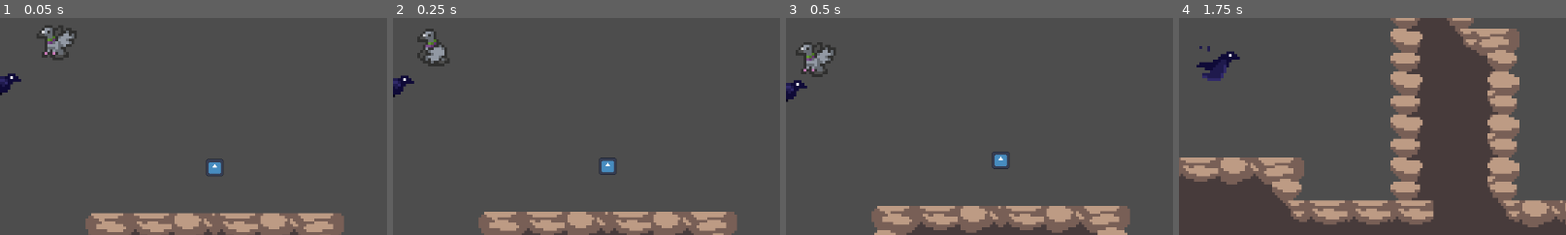
Above: before the commit, frames 1-4 (left to right).
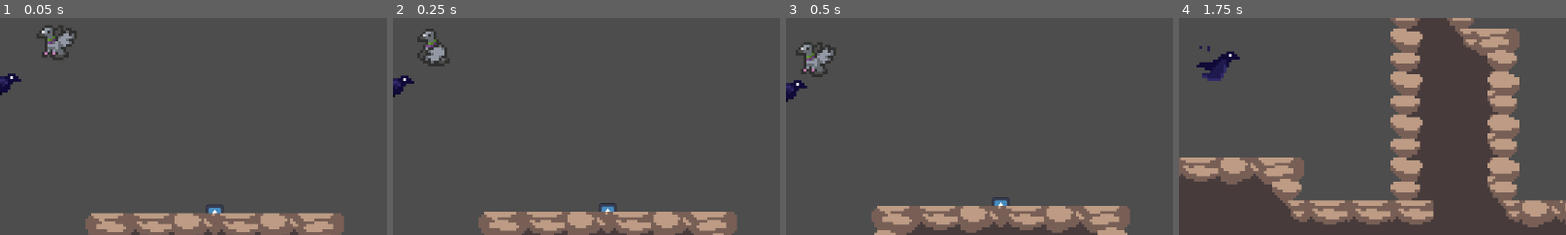
Above: after the commit, the same moments.

Repository: emmadilemma320/ludum_dare_
Game: Godot game, scene res://scenes/game.tscn
Same seed, same stepped clock (60 frames per second), same inputs: the game is played once before the commit and once after it. The engine's default icon, where the game draws it, is replaced by a stand-in: a white triangle on a blue panel in a dark square.
Inputs:
- Up to frame 1 (0.05 s): no input
- Up to frame 2 (0.25 s): no input
- Up to frame 3 (0.5 s): no input
- Up to frame 4 (1.75 s): tap Z (shop_interact) at 0.5 s; hold Down (dive) 0.53-1.28 s; hold Right (right) from 0.53 s (still down); tap Up (flap) at 0.77, 1.07, 1.52 s; tap C (interact) at 1.35 s
The pictures show only the part of the screen within x 50-100%, y 35-85%; the shares and areas given below are measured in that part.

The runs differ from the first frame. In frame 1, 0.4% of the frame differs, in the area x 53-58%, y 64-91%; in frame 2, 0.4%; in frame 3, 0.4%; in frame 4, nothing differs.

Commit message:
made sparkle hitbox smaller

Diff:
--- a/scenes/game.tscn
+++ b/scenes/game.tscn
@@ -77,7 +77,7 @@
 position = Vector2(22, -17)
 
 [node name="ItemSparkle" parent="." instance=ExtResource("3_lnu2h")]
-position = Vector2(80, 31)
+position = Vector2(80, 48)
 item = ExtResource("4_lbhrr")
 
 [node name="Map" type="TileMapLayer" parent="."]
--- a/scenes/item_sparkle.tscn
+++ b/scenes/item_sparkle.tscn
@@ -4,7 +4,7 @@
 [ext_resource type="Script" uid="uid://dt5i4kf806ina" path="res://scripts/item_sparkle.gd" id="1_pnip5"]
 
 [sub_resource type="CircleShape2D" id="CircleShape2D_pnip5"]
-radius = 16.0312
+radius = 6.0
 
 [node name="ItemSparkle" type="Area2D"]
 monitorable = false
Not shown: 1 places in scenes/player.tscn that only renumber resources
